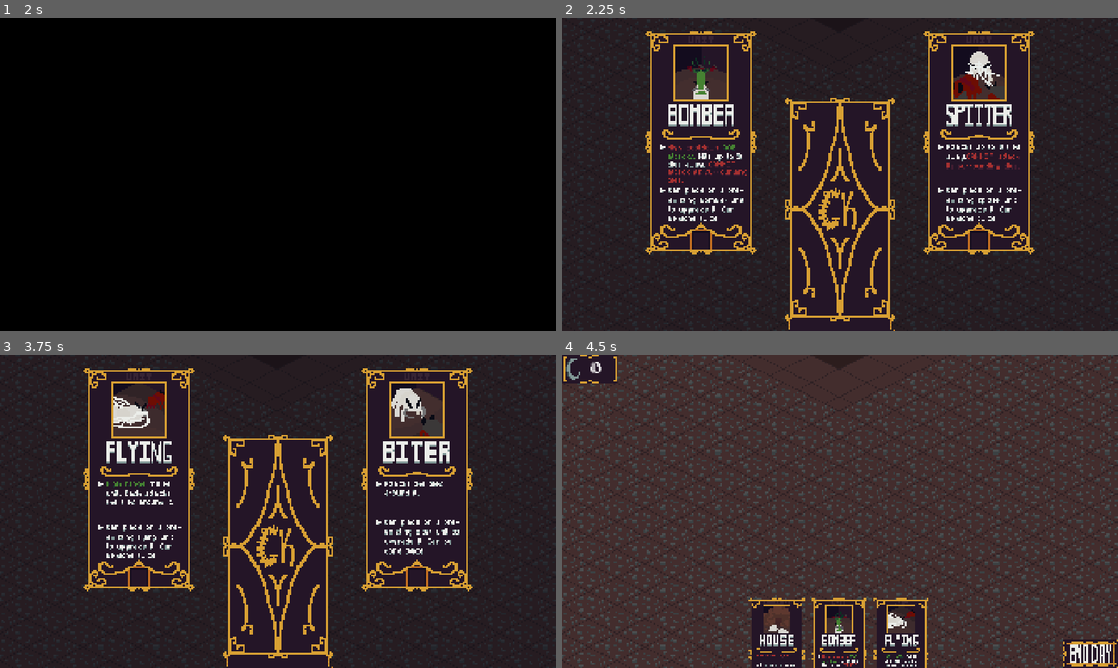
Above: before the commit, frames 1-4 (two rows, left to right).
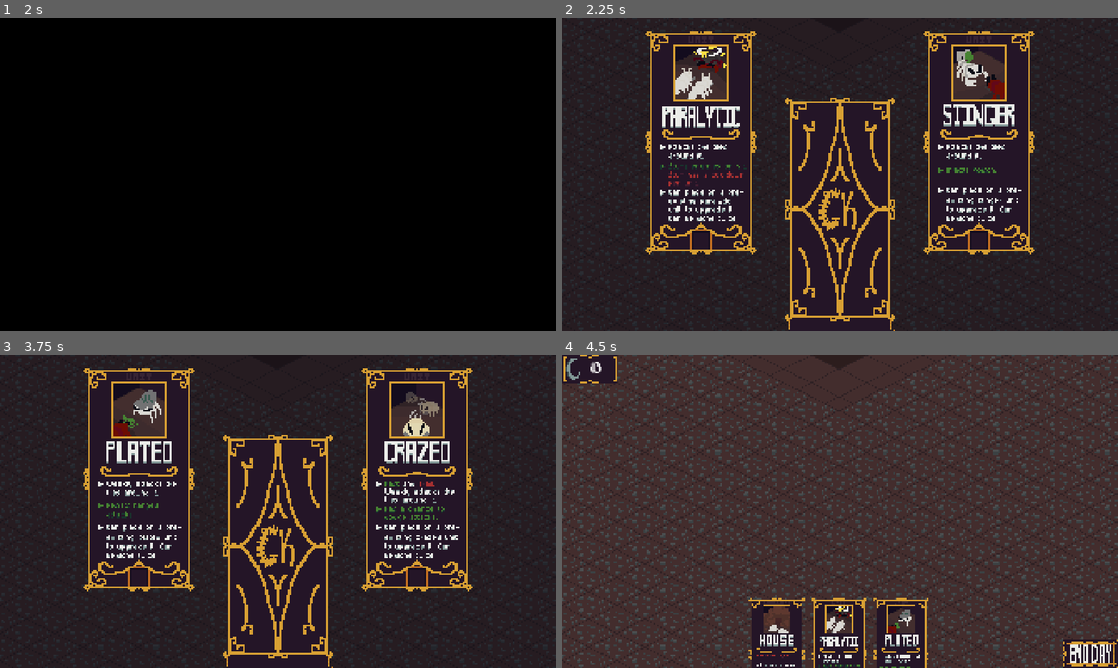
Above: after the commit, the same moments.

Repository: LogCheung/Critterking
Game: Godot game, scene res://World/Scenes/world.tscn
The game is run twice, just before and just after one commit, with the same random seed, the same clock (stepped at 60 frames per second) and the same inputs.
Inputs (mouse positions are in pixels of both pictures, inside the frame that each line leads up to):
- Up to frame 1 (2 s): click (500, 58) at 0.5 s; tap Enter (ui_accept) at 1.25, 1.52 s; move the mouse to (400, 158) at 1.27 s; hold S (camera_move_down) from 1.28 s (still down); click (400, 158) at 1.42 s
- Up to frame 2 (2.25 s): release S (camera_move_down) at 2 s; click (834, 215) at 2 s
- Up to frame 3 (3.75 s): click (139, 480) at 2.77 s; click (272, 552) at 3.5 s
- Up to frame 4 (4.5 s): click (701, 480) at 4.27 s

Frame 1 is identical in both runs. In frame 2, 4.6% of the frame differs, in the area x 17-83%, y 9-65%; in frame 3, 4.2%; in frame 4, 0.9%.

Commit message:
triangle 3 assets

Diff:
--- a/minibadkings/UI/Scripts/card.gd
+++ b/minibadkings/UI/Scripts/card.gd
@@ -8,7 +8,7 @@
 # Storage is border for buildings, TRAPS is start
 # Nail is border for charms, Heartlocket is start
 enum CARDTYPE {
-	NONE = 0, BITER = 1,PLATED = 2,SPITTER = 3,BOMBARDIER = 4, FLYING = 5 ,CRAZED = 6,
+	NONE = 0, BITER = 1,PLATED = 2,SPITTER = 3,PARALYTIC, RESILIENT, STINGER ,BOMBARDIER, FLYING,CRAZED,
 	TRAPS ,DESTROY , HOUSE, CARE , FARM , SAPSTORE, NURSERY, STORAGE,
 	HEARTLOCKET, RING, SWORD, FLAG, SODA, ROLLERSKATE, MEDKIT, GLASSES, NAIL,
 	INSPIRATION, DECARE, RECON, DEFENSE, RENOVATE, WAR, CONSCRIPTION, MASTERY, INFLUENCE, CONSTRUCTION
@@ -409,6 +409,12 @@
 			sprite_2d.texture = preload("res://UI/Assets/cards/influenceCard.png")
 		CARDTYPE.CONSTRUCTION:
 			sprite_2d.texture = preload("res://UI/Assets/cards/constructionCard.png")
+		CARDTYPE.PARALYTIC:
+			sprite_2d.texture = preload("res://UI/Assets/cards/paralyticCard.png")
+		CARDTYPE.RESILIENT:
+			sprite_2d.texture = preload("res://UI/Assets/cards/resilientCard.png")
+		CARDTYPE.STINGER:
+			sprite_2d.texture = preload("res://UI/Assets/cards/stingerCard.png")
 
 	%Upgrade1.visible = level == 2
 	%Upgrade2.visible = level == 3
--- a/minibadkings/Units/Scripts/ally.gd
+++ b/minibadkings/Units/Scripts/ally.gd
@@ -13,6 +13,9 @@
 const SHIELDEDNORMALNW = preload("res://Units/Assets/AllyShield/AllyShieldNormalNW.png")
 const BOMBERNORMALSE = preload("res://Units/Assets/AllyBombardier/AllyBombardierSE.png")
 const FLYINGNORMALSE = preload("res://Units/Assets/AllyFlying/AllyFlyingSE.png")
+const PARALYTICNORMALSE = preload("res://Units/Assets/AllyParalytic/AllyNormalParalytic.png")
+const RESILIENTNORMALSE = preload("res://Units/Assets/AllyResilient/AllyNormalResilient.png")
+const STINGERNORMALSE = preload("res://Units/Assets/AllyStinger/AllyNormalStinger.png")
 
 const UPMELEENORMALSE = preload("res://Units/Assets/AllyMelee/AllyMeleeUpgradedSE.png")
 const UPRANGEDNORMALSE = preload("res://Units/Assets/AllyRanged/AllyRangedUpgradedSE.png")
@@ -23,6 +26,9 @@
 const UPSHIELDEDNORMALNW = preload("res://Units/Assets/AllyShield/AllyShieldUpgradedNW.png")
 const UPBOMBERNORMALSE = preload("res://Units/Assets/AllyBombardier/AllyBombardierUpgradedSE.png")
 const UPFLYINGNORMALSE = preload("res://Units/Assets/AllyFlying/AllyFlyingUpgradedSE.png")
+const UPPARALYTICNORMALSE = preload("res://Units/Assets/AllyParalytic/AllyUpgradedParalytic.png")
+const UPRESILIENTNORMALSE = preload("res://Units/Assets/AllyResilient/AllyUpgradedResilient.png")
+const UPSTINGERNORMALSE = preload("res://Units/Assets/AllyStinger/AllyUpgradedStinger.png")
 
 @onready var world : World = get_tree().get_first_node_in_group("WORLD")
 
--- a/minibadkings/Units/Scripts/enemy.gd
+++ b/minibadkings/Units/Scripts/enemy.gd
@@ -11,6 +11,9 @@
 const CRAZEDNORMALSE = preload("res://Units/Assets/EnemyCrazed/EnemyCrazedNormalSE.png")
 const BOMBERNORMALSE = preload("res://Units/Assets/EnemyBombardier/EnemyBombardierSE.png")
 const FLYINGNORMALSE = preload("res://Units/Assets/EnemyFlying/EnemyFlyingSE.png")
+const PARALYTICNORMALSE = preload("res://Units/Assets/EnemyParalytic/EnemyNormalParalytic.png")
+const RESILIENTNORMALSE = preload("res://Units/Assets/EnemyResilient/EnemyNormalResilient.png")
+const STINGERNORMALSE = preload("res://Units/Assets/EnemyStinger/EnemyNormalStinger.png")
 
 const UPMELEENORMALSE = preload("res://Units/Assets/EnemyMelee/EnemyMeleeUpgradedSE.png")
 const UPRANGEDNORMALSE = preload("res://Units/Assets/EnemyRanged/EnemyRangedUpgradedSE.png")
@@ -18,6 +21,9 @@
 const UPCRAZEDNORMALSE = preload("res://Units/Assets/EnemyCrazed/EnemyCrazedUpgradedSE.png")
 const UPBOMBERNORMALSE = preload("res://Units/Assets/EnemyBombardier/EnemyBombardierUpgradedSE.png")
 const UPFLYINGNORMALSE = preload("res://Units/Assets/EnemyFlying/EnemyFlyingUpgradedSE.png")
+const UPPARALYTICNORMALSE = preload("res://Units/Assets/EnemyParalytic/EnemyUpgradedParalytic.png")
+const UPRESILIENTNORMALSE = preload("res://Units/Assets/EnemyResilient/EnemyUpgradedResilient.png")
+const UPSTINGERNORMALSE = preload("res://Units/Assets/EnemyStinger/EnemyUpgradedStinger.png")
 
 var target_in_range : bool
 var is_active : bool = false
@@ -155,6 +161,15 @@
 			attackRange = 30
 			visionRange = 60
 			attack_cd.wait_time = 2
+		TYPE.PARALYTIC:
+			sprite_2d.texture = PARALYTICNORMALSE if !upgraded else UPPARALYTICNORMALSE
+			health = 3
+			damage = 1.5
+			attack_cd.wait_time = 2.5
+		TYPE.RESILIENT:
+			sprite_2d.texture = RESILIENTNORMALSE if !upgraded else UPRESILIENTNORMALSE
+		TYPE.STINGER:
+			sprite_2d.texture = STINGERNORMALSE if !upgraded else UPSTINGERNORMALSE
 
 
 func find_building() -> void:
--- a/minibadkings/Units/Scripts/unit.gd
+++ b/minibadkings/Units/Scripts/unit.gd
@@ -5,7 +5,7 @@
 	NONE,FORM, FIGHT, RAID, STRAFE, HEAL, STUNNED, DEAD
 }
 enum TYPE {
-	NONE, MELEE, SHIELDED, RANGED,BOMBER,FLYING,CRAZED,
+	NONE, MELEE, SHIELDED, RANGED, PARALYTIC, RESILIENT, STINGER,BOMBER,FLYING,CRAZED,
 }
 
 signal selected
Binary file changed: minibadkings/UI/Assets/cards/destroyCard.png
Binary file added: minibadkings/UI/Assets/cards/fortifyCard.png
Not shown, added: minibadkings/UI/Assets/cards/fortifyCard.png.import
Binary file added: minibadkings/UI/Assets/cards/landfillCard.png
Not shown, added: minibadkings/UI/Assets/cards/landfillCard.png.import
Binary file added: minibadkings/UI/Assets/cards/paralyticCard.png
Not shown, added: minibadkings/UI/Assets/cards/paralyticCard.png.import
Binary file added: minibadkings/UI/Assets/cards/resilientCard.png
Not shown, added: minibadkings/UI/Assets/cards/resilientCard.png.import
Binary file added: minibadkings/UI/Assets/cards/stingerCard.png
Not shown, added: minibadkings/UI/Assets/cards/stingerCard.png.import
Binary file added: minibadkings/Units/Assets/AllyParalytic/AllyNormalParalytic.png
(and 26 more such lines)
